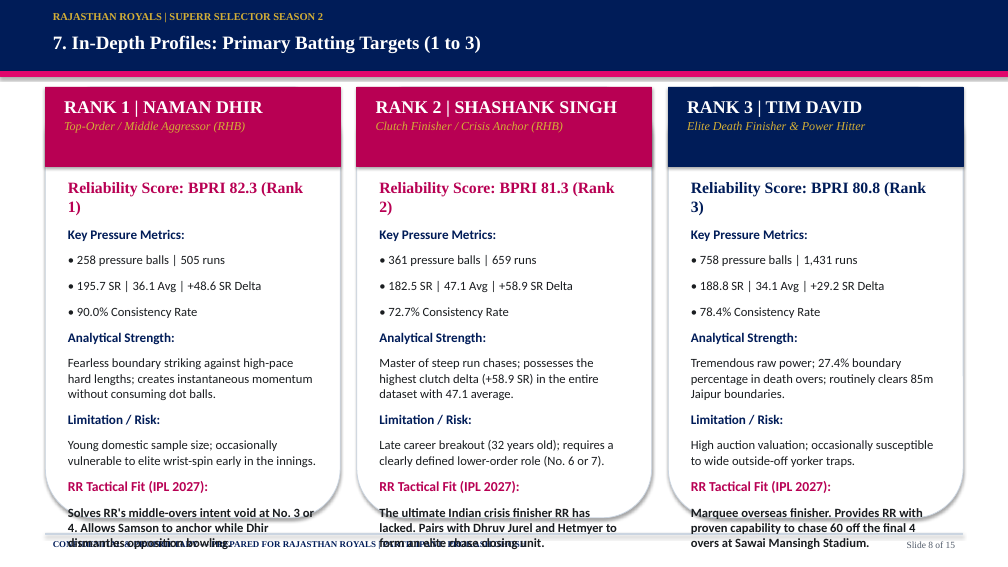
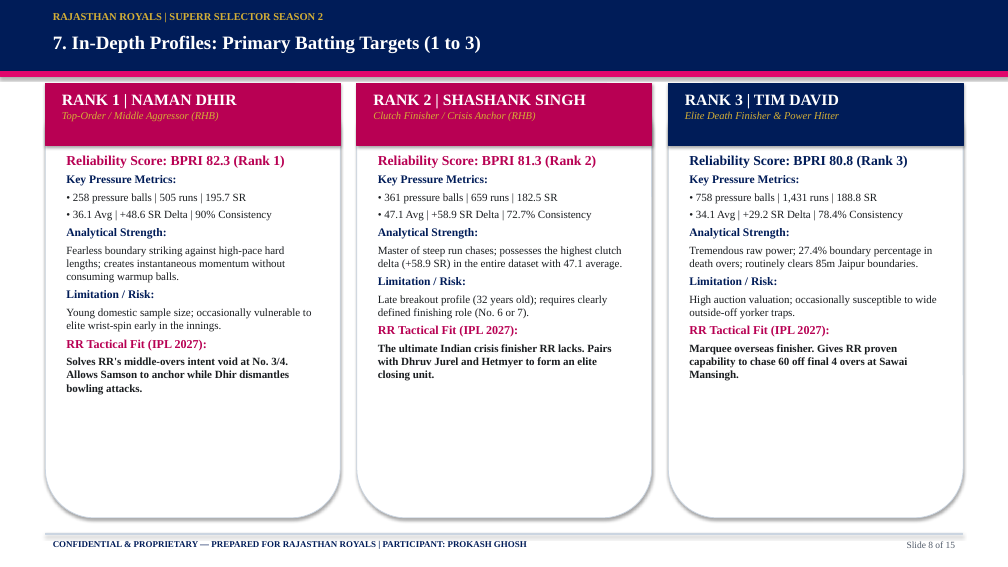
Before and after one commit to prokashghosh996-png/RR-supeRR-selector-2027, a slide deck: slide 8 of SupeRR_Selector_Season_2_RR_IPL_2027_Auction_Strategy.pptx. Drawn at 1008x567 pixels with LibreOffice and Linux fonts; fonts in the diff are those of the drawing. Boxes give left, top, right and bottom in pixels: in the first picture for what was removed or moved away, otherwise in the second. Text is boxed around its words. In the diff, an @@ line names an element or a change of style, - is before the commit and + after.

Commit message:
fix: resolve dataset discrepancies and update presentation strategy

```diff
--- a/SupeRR_Selector_Season_2_RR_IPL_2027_Auction_Strategy.pptx
+++ b/SupeRR_Selector_Season_2_RR_IPL_2027_Auction_Strategy.pptx
@@ rounded rectangle: place and size @@
-rounded rectangle at [45, 87, 340, 518]
+rounded rectangle at [45, 83, 340, 518]
@@ rectangle: place and size @@
-rectangle at [45, 87, 340, 166]
+rectangle at [45, 83, 340, 145]
@@ text "RANK 1 | NAMAN DHIR" at [62, 94, 237, 122]: size 17 to 15 pt in "RANK 1 | NAMAN DHIR"; size 11.5 to 10 pt in "Top-Order / Middle Aggressor (RHB)"; less space between paragraphs @@
@@ rounded rectangle: place and size @@
-rounded rectangle at [357, 87, 652, 518]
+rounded rectangle at [357, 83, 652, 518]
@@ rectangle: place and size @@
-rectangle at [357, 87, 652, 166]
+rectangle at [357, 83, 652, 145]
@@ text "RANK 2 | SHASHANK SINGH" at [373, 94, 586, 121]: size 17 to 15 pt in "RANK 2 | SHASHANK SINGH"; size 11.5 to 10 pt in "Clutch Finisher / Crisis Anchor (RHB)"; less space between paragraphs @@
@@ rounded rectangle: place and size @@
-rounded rectangle at [668, 87, 963, 518]
+rounded rectangle at [668, 83, 963, 518]
@@ rectangle: place and size @@
-rectangle at [668, 87, 963, 166]
+rectangle at [668, 83, 963, 145]
@@ text "RANK 3 | TIM DAVID" at [685, 94, 839, 119]: size 17 to 15 pt in "RANK 3 | TIM DAVID"; size 11.5 to 10 pt in "Elite Death Finisher & Power Hitter"; less space between paragraphs @@
@@ text "Reliability Score: BPRI 82.3 (Rank ...": place and size @@
-text "Reliability Score: BPRI 82.3 (Rank ..." at [68, 182, 316, 549]
+text "Reliability Score: BPRI 82.3 (Rank ..." at [66, 155, 312, 394]
@@ text "Reliability Score: BPRI 81.3 (Rank ...": place and size @@
-text "Reliability Score: BPRI 81.3 (Rank ..." at [379, 182, 617, 549]
+text "Reliability Score: BPRI 81.3 (Rank ..." at [378, 155, 623, 381]
@@ text "Reliability Score: BPRI 80.8 (Rank ...": place and size @@
-text "Reliability Score: BPRI 80.8 (Rank ..." at [691, 182, 934, 549]
+text "Reliability Score: BPRI 80.8 (Rank ..." at [689, 155, 936, 381]
@@ text at [66, 175, 285, 283]: text changed; size 12 to 10.5 pt; font Calibri to Times New Roman @@
-Key Pressure Metrics:
-• 258 pressure balls | 505 runs
-• 195.7 SR | 36.1 Avg | +48.6 SR Delta
-• 90.0% Consistency Rate
-Analytical Strength:
-Fearless boundary striking against high-pace hard lengths; creates instantaneous momentum without consuming dot balls.
+Key Pressure Metrics:
+• 258 pressure balls | 505 runs | 195.7 SR
+• 36.1 Avg | +48.6 SR Delta | 90% Consistency
+Analytical Strength:
+Fearless boundary striking against high-pace hard lengths; creates instantaneous momentum without consuming warmup balls.
@@ text at [66, 155, 312, 332]: size 15 to 13 pt in "Reliability Score: BPRI 82.3 (Rank 1)"; size 12.5 to 11 pt in "Limitation / Risk:"; size 12 to 10.5 pt in "Young domestic sample size; occasionally vulnerable to ..."; font Calibri to Times New Roman in "Limitation / Risk: Young domestic sample size; ..."; less space between paragraphs @@
@@ text at [378, 175, 592, 221]: text changed; size 12 to 10.5 pt; font Calibri to Times New Roman @@
-Key Pressure Metrics:
-• 361 pressure balls | 659 runs
-• 182.5 SR | 47.1 Avg | +58.9 SR Delta
-• 72.7% Consistency Rate
+Key Pressure Metrics:
+• 361 pressure balls | 659 runs | 182.5 SR
+• 47.1 Avg | +58.9 SR Delta | 72.7% Consistency
@@ text at [378, 155, 623, 270]: size 15 to 13 pt in "Reliability Score: BPRI 81.3 (Rank 2)"; size 12.5 to 11 pt in "Analytical Strength:"; size 12 to 10.5 pt in "Master of steep run chases; possesses the ..."; font Calibri to Times New Roman in "Analytical Strength: Master of steep run chases; ..."; less space between paragraphs @@
@@ text at [689, 175, 903, 221]: text changed; size 12 to 10.5 pt; font Calibri to Times New Roman @@
-Key Pressure Metrics:
-• 758 pressure balls | 1,431 runs
-• 188.8 SR | 34.1 Avg | +29.2 SR Delta
-• 78.4% Consistency Rate
+Key Pressure Metrics:
+• 758 pressure balls | 1,431 runs | 188.8 SR
+• 34.1 Avg | +29.2 SR Delta | 78.4% Consistency
@@ text at [689, 155, 936, 319]: size 15 to 13 pt in "Reliability Score: BPRI 80.8 (Rank 3)"; size 12.5 to 11 pt in "Analytical Strength:", "Limitation / Risk:"; size 12 to 10.5 pt in "Tremendous raw power; 27.4% boundary percentage in ...", "High auction valuation; occasionally susceptible to wide ..."; font Calibri to Times New Roman in "Analytical Strength: Tremendous raw power; 27.4% boundary ...", "Limitation / Risk: High auction valuation; occasionally ..."; less space between paragraphs @@
@@ text at [378, 277, 611, 381]: text changed; size 12 to 10.5 pt; font Calibri to Times New Roman @@
-Limitation / Risk:
-Late career breakout (32 years old); requires a clearly defined lower-order role (No. 6 or 7).
-RR Tactical Fit (IPL 2027):
-The ultimate Indian crisis finisher RR has lacked. Pairs with Dhruv Jurel and Hetmyer to form an elite chase closing unit.
+Limitation / Risk:
+Late breakout profile (32 years old); requires clearly defined finishing role (No. 6 or 7).
+RR Tactical Fit (IPL 2027):
+The ultimate Indian crisis finisher RR lacks. Pairs with Dhruv Jurel and Hetmyer to form an elite closing unit.
@@ text at [689, 325, 907, 381]: text changed; size 12 to 10.5 pt; font Calibri to Times New Roman @@
-RR Tactical Fit (IPL 2027):
-Marquee overseas finisher. Provides RR with proven capability to chase 60 off the final 4 overs at Sawai Mansingh Stadium.
+RR Tactical Fit (IPL 2027):
+Marquee overseas finisher. Gives RR proven capability to chase 60 off final 4 overs at Sawai Mansingh.
@@ text at [66, 339, 289, 394]: text changed; size 12 to 10.5 pt; font Calibri to Times New Roman @@
-RR Tactical Fit (IPL 2027):
-Solves RR's middle-overs intent void at No. 3 or 4. Allows Samson to anchor while Dhir dismantles opposition bowling.
+RR Tactical Fit (IPL 2027):
+Solves RR's middle-overs intent void at No. 3/4. Allows Samson to anchor while Dhir dismantles bowling attacks.
```
Also in this commit, not shown: 7 other slides changed, 4 other files.
